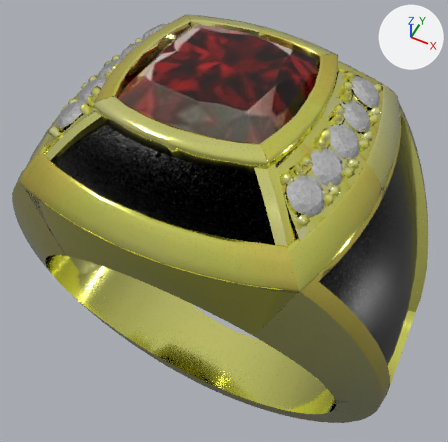
Two versions of the glTF model assets/ring2.glb, one commit apart.
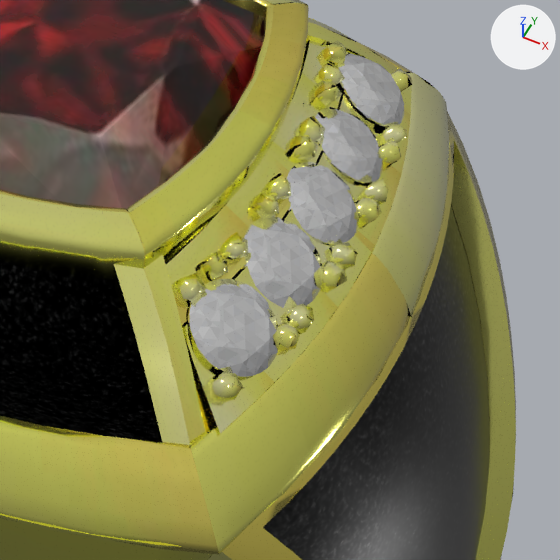
The first picture shows the older version from a camera (50 mm lens) standing at (11.9, -23.5, 36.1) and looking at (-0.7, 1.7, 4.6). The close-ups show both versions on the part from 46% to 100% of the width and 12% to 67% of the height of that picture; other places that the commit changed are outside them. Every picture has the same lights, and +X, +Y and +Z are marked at upper right. Where no turn or scale is listed for an object, it has been applied to the vertices. Vertices at the same position are counted once.

Names of what the first close-up shows: 'Object_52.001', 'Object_72.001', 'black', 'body', 'core', 'diamonds'.
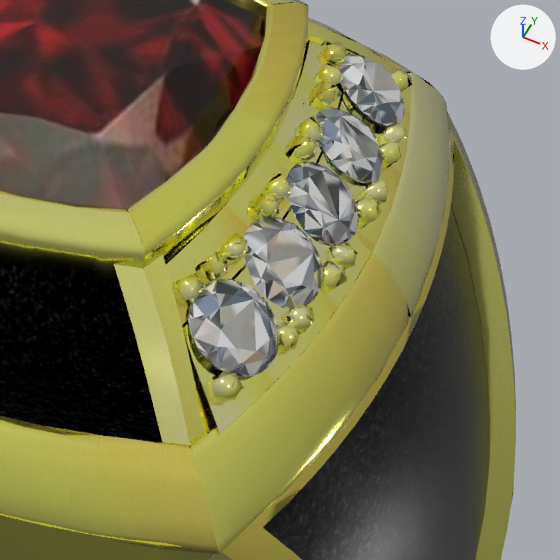
Where the change shows, as pixel boxes [x1, y1, x2, y2] in the close-ups (560 x 560 px):
```json
{"object": "diamonds", "change": "surface changed", "before": [188, 54, 404, 377], "after": [188, 54, 404, 377]}
```

Edits to the scene script, one JSON object a line:
```json
{"op": "add", "block": "img_diamond", "code": ["img_diamond = load_image('diamond', '_unpacked/diamond', 481, 308, 'sRGB')"]}
{"op": "set", "path": "mat_material_4_008.texture", "old": "img_4", "new": "img_diamond"}
{"op": "set", "path": "mat_material_4_008.metallic", "old": "1.0", "new": "0.6"}
{"block": "me_object_28_007", "where": "me_object_28_007.from_pydata(...)  # 4612 vertices, 5277 faces; spans x -7.6..7.6, y -5.3..5.3, z 13.1..14.5"}
{"block": "me_object_28_007", "where": "# used by ob_diamonds; location = (0.0, 0.0, 2.05)"}
{"block": "me_object_28_007", "change": "me_object_28_007 part 1: texture (UV) coordinates of 5277 of 5277 faces, centred in x -7.6..7.6, y -5.3..5.3, z 13.1..14.5, changed; they spanned u 0.0..1.0, v 0.0..0.93 and now span u 0.0..1.0, v 0.0..1.0"}
```
